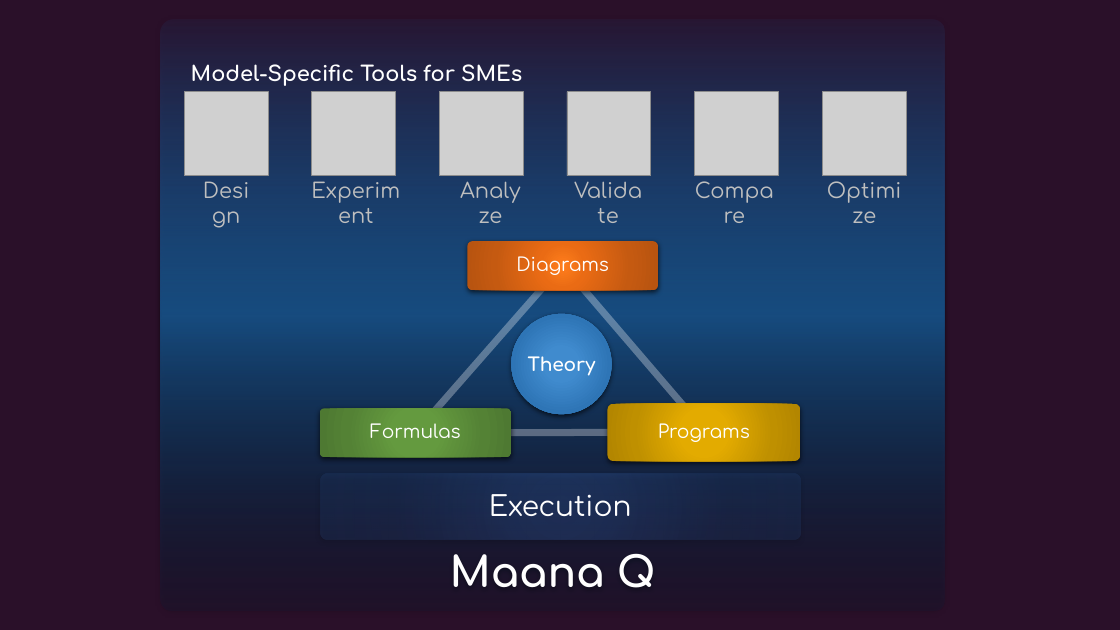
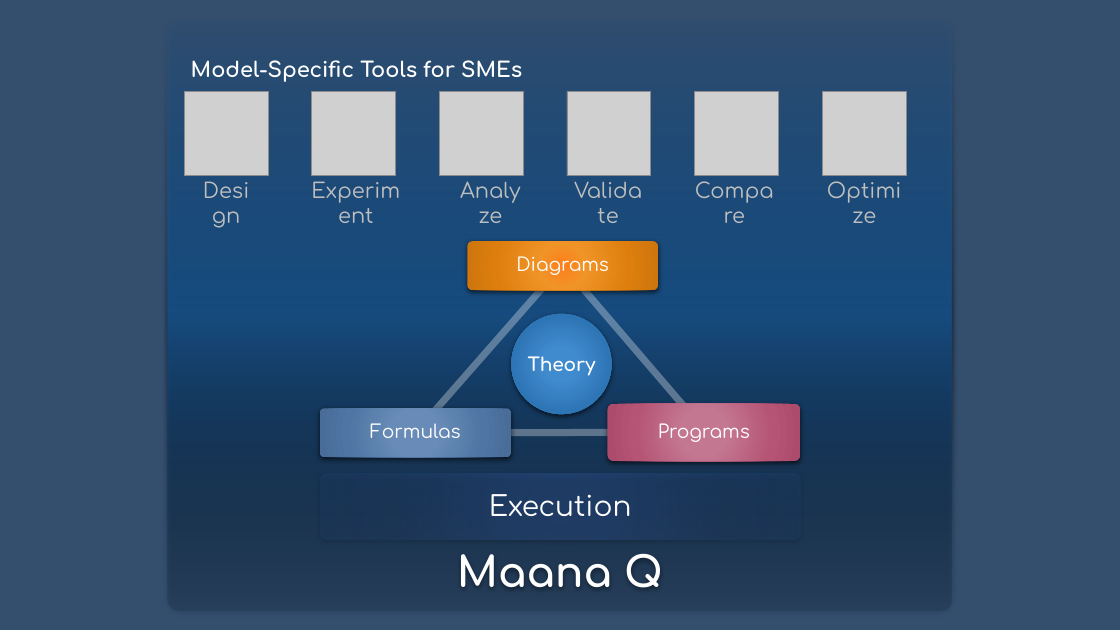
Before and after one commit to maana-io/cat-ml, a slide deck: slide 2 of presentations/gats-intro.pptx. Drawn at 1120x630 pixels with LibreOffice and Linux fonts; fonts in the diff are those of the drawing; grey boxes stand for pictures; background and template pictures are left out. Boxes give left, top, right and bottom in pixels: in the first picture for what was removed or moved away, otherwise in the second. Text is boxed around its words. In the diff, an @@ line names an element or a change of style, - is before the commit and + after.

```diff
--- a/presentations/gats-intro.pptx
+++ b/presentations/gats-intro.pptx
@@ background picture (left out) to #344E6D @@
@@ rounded rectangle "Maana Q": place and size @@
-rounded rectangle "Maana Q" at box(160, 19, 944, 611)
+rounded rectangle "Maana Q" at box(168, 19, 952, 611)
@@ text "Model-Specific Tools for SMEs": place and size @@
-text "Model-Specific Tools for SMEs" at box(191, 64, 522, 86)
+text "Model-Specific Tools for SMEs" at box(191, 60, 522, 82)
@@ rounded rectangle at box(467, 241, 658, 290): fill gradient #FF7E1C to #EA6B14 to #C55A11 to #B85410 to gradient #FF7E1C to #F19427 to #DD7E0E to #CE760D @@
@@ rounded rectangle at box(320, 408, 512, 457): fill gradient #649A3F to #548235 to #4E7932 to gradient #688CB7 to #4E75A3 to #496D98 @@
@@ rounded rectangle at box(607, 404, 801, 461): fill gradient #E3AB00 to #BF9000 to #B28600 to gradient #C47791 to #B55475 to #AD4B6C @@
```
Also in this commit, not shown: 26 other slides changed, 1 slide added, 1 slide removed, 1 other file.
